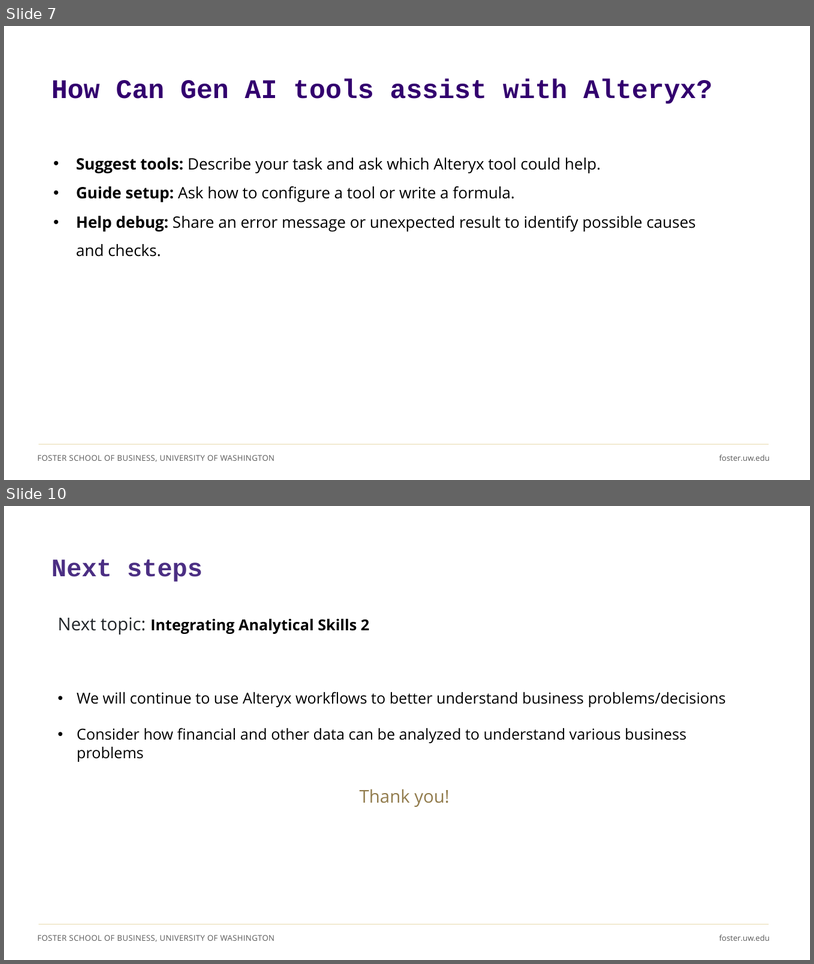
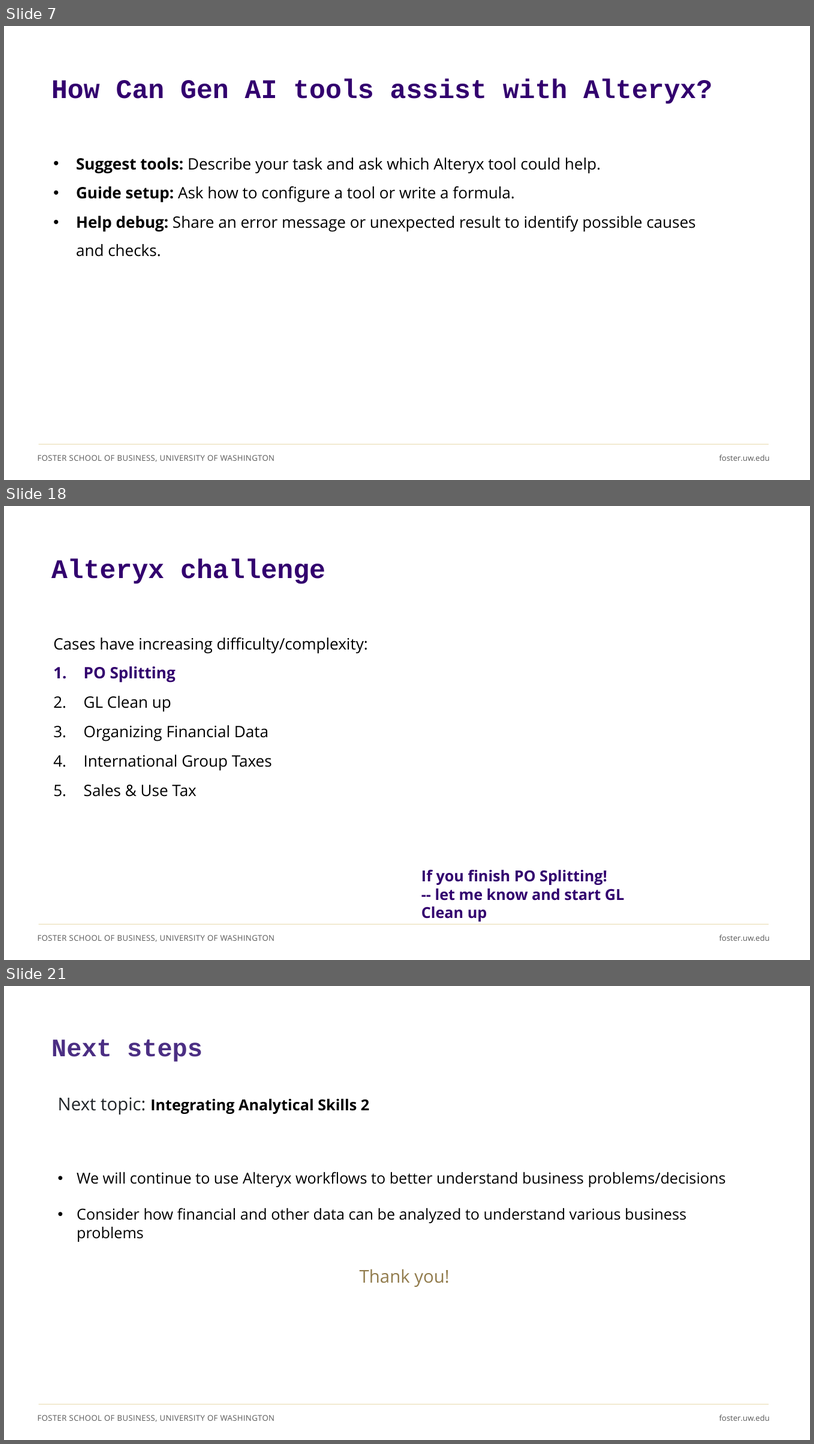
Before and after one commit to ashercurtis/slides.io, a slide deck: ACCTG320/ACCTG320Class10_2026.pptx. Shown one above the other, each under a label of ours: slides 7 and 10 before the commit, slides 7, 18 and 21 after it; the slides between them are not shown. The pictures are 814x964 and 814x1444 pixels, drawn with LibreOffice and Linux fonts; fonts in the diff are those of the drawing. Boxes give left, top, right and bottom in pixels: in the first picture for what was removed or moved away, otherwise in the second. Text is boxed around its words. In the diff, an @@ line names an element or a change of style, - is before the commit and + after.

```diff
--- a/ACCTG320/ACCTG320Class10_2026.pptx
+++ b/ACCTG320/ACCTG320Class10_2026.pptx
@@ slide 18 added at box(4, 506, 810, 960), background #FFFFFF; not listed: 3 template elements that a slide beside it also shows @@
@@ title added at box(51, 559, 326, 584), 32 pt, text #32006E, bold @@
+Alteryx challenge
@@ text added at box(53, 637, 368, 796), 18.7 pt, text #000000 @@
+Cases have increasing difficulty/complexity:
+1. PO Splitting
+2. GL Clean up
+3. Organizing Financial Data
+4. International Group Taxes
+5. Sales & Use Tax
@@ text added at box(422, 869, 624, 921), 18 pt, text #32006E, bold @@
+If you finish PO Splitting!
+-- let me know and start GL Clean up
@@ what was slide 10 is now slide 21 @@
```
Also in this commit, not shown: 2 slides changed, 13 other slides added, 3 slides removed, 1 other file.
